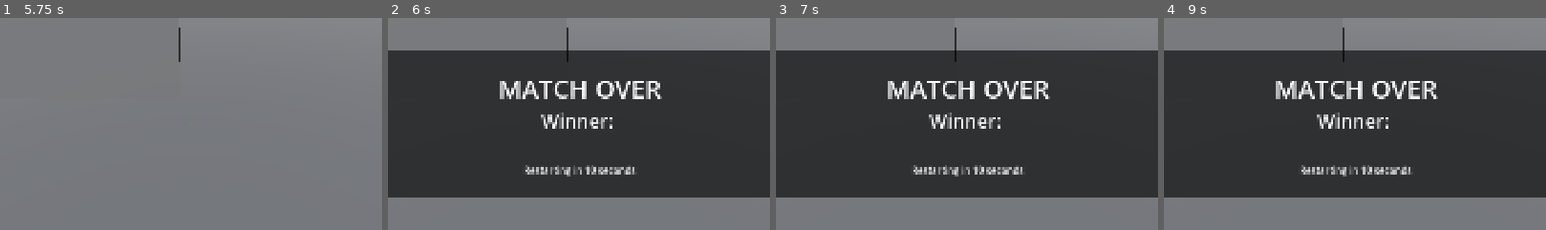
Above: before the commit, frames 1-4 (left to right).
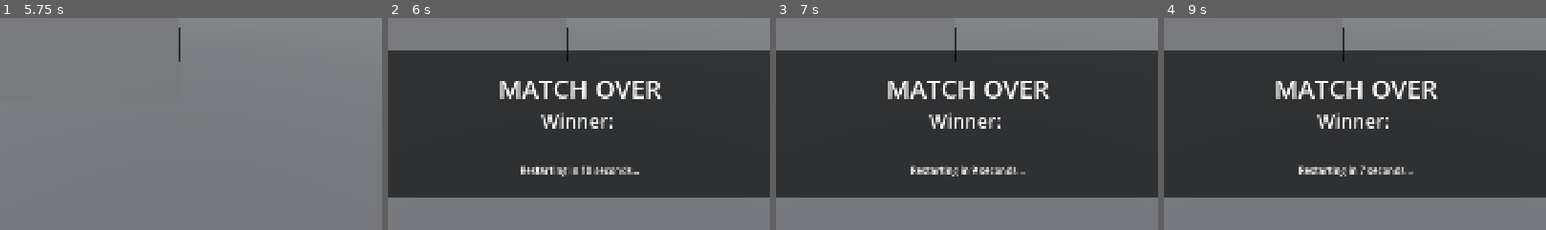
Above: after the commit, the same moments.

Repository: BitsShiftStudios/cat-the-jam
Game: Godot game, scene res://scenes/main.tscn
The game is run twice, just before and just after one commit, with the same random seed, the same clock (stepped at 60 frames per second) and the same inputs.
Inputs (mouse positions are % of the whole screen's width and height, from its top left):
- Up to frame 1 (5.75 s): tap Enter (ui_accept) at 0.5, 0.77, 1.25, 1.52, 2, 2.75, 3.02, 3.5, 3.77, 4.25, 4.52 s; move the mouse to (72, 46) at 0.52 s; hold E (leaning_right) 0.53-1.28 s; hold Ctrl (crouch) 0.53-1.28 s; click (72, 46) at 0.67 s; move the mouse to (30, 56) at 1.27 s; hold S (back) 1.28-2.03 s; click (30, 56) at 1.35 s; move the mouse to (60, 28) at 2.02 s; hold E (leaning_right) 2.03-2.78 s; hold Shift (run) 2.03-2.78 s; move the mouse to (45, 71) at 2.77 s; hold W (forward) 2.78-3.53 s; tap Tab (show_scoreboard) at 2.85 s; click (45, 71) at 2.92 s; move the mouse to (80, 66) at 3.52 s; hold Ctrl (crouch) 3.53-4.28 s; hold Q (leaning_left) 3.53-5.03 s; move the mouse to (20, 35) at 4.27 s; click (20, 35) at 4.35 s; move the mouse to (55, 51) at 5.02 s; hold S (back) from 5.03 s (still down); hold Shift (run) from 5.03 s (still down); click (55, 51) at 5.17 s
- Up to frame 2 (6 s): move the mouse to (35, 25) at 5.77 s; release S (back) at 5.78 s; release Shift (run) at 5.78 s; hold E (leaning_right) from 5.78 s (still down); tap Tab (show_scoreboard) at 5.85 s
- Up to frame 3 (7 s): tap Enter (ui_accept) at 6.02, 6.77 s; move the mouse to (72, 46) at 6.52 s; release E (leaning_right) at 6.53 s; hold W (forward) from 6.53 s (still down); hold Ctrl (crouch) from 6.53 s (still down)
- Up to frame 4 (9 s): move the mouse to (30, 56) at 7.27 s; release W (forward) at 7.28 s; release Ctrl (crouch) at 7.28 s; hold E (leaning_right) 7.28-8.03 s; click (30, 56) at 7.35 s; tap Enter (ui_accept) at 7.52 s; move the mouse to (60, 28) at 8.02 s; hold S (back) 8.03-8.78 s; hold Shift (run) 8.03-8.78 s; move the mouse to (45, 71) at 8.77 s; hold Q (leaning_left) from 8.78 s (still down); tap Tab (show_scoreboard) at 8.85 s
The pictures show only the part of the screen within x 25-75%, y 26-76%; the shares and areas given below are measured in that part.

Frame 1 is identical in both runs. In frame 2, 0.9% of the frame differs, in the area x 34-66%, y 69-75%; in frame 3, 0.9%, in the area x 35-66%, y 69-75%; in frame 4, 0.9%.
Error in both runs: Invalid access to property or key '-1' on a base object of type 'Dictionary'. (res://scripts/match_controller.gd:58)

Commit message:
Restarting in x seconds yazısı ekle

Diff:
--- a/scripts/GameUI.gd
+++ b/scripts/GameUI.gd
@@ -4,13 +4,23 @@
 @onready var health_label = $Control/HealthContainer/HealthLabel
 @onready var end_screen_panel = $Control/EndScreenPanel
 @onready var winner_text_label = $Control/EndScreenPanel/RowsContainer/WinnerLabel
+@onready var restarting_text_label = $Control/EndScreenPanel/RowsContainer/EndScreenSeconds
 
 var timer: int
 var health: int = 100
 
+var end_screen_countdown: float
+
 func _ready() -> void:
 	update_timer_display()
 	update_health_display()
+
+func _process(delta: float) -> void:
+	if end_screen_panel.visible:
+		if end_screen_countdown > 0:
+			end_screen_countdown -= delta
+
+		restarting_text_label.text = "Restarting in %d seconds..." % ceilf(end_screen_countdown)
 
 func update_timer_value(total_seconds: int) -> void:
 	timer = total_seconds
@@ -29,10 +39,11 @@
 	if health_label:
 		health_label.text = "%d" % health
 
-func show_game_over(winner_name: String):
+func show_game_over(winner_name: String, duration: int):
 	winner_text_label.text = "Winner: %s" % winner_name
 	end_screen_panel.show()
 	Input.mouse_mode = Input.MOUSE_MODE_VISIBLE
+	end_screen_countdown = duration
 
 func hide_game_over():
 	end_screen_panel.hide()
--- a/scripts/match_controller.gd
+++ b/scripts/match_controller.gd
@@ -59,7 +59,10 @@
 
 # Round management
 func end_match():
-	rpc("show_match_finished_screen", _get_winner())
+	if not multiplayer.is_server():
+		return
+
+	rpc("show_match_finished_screen", _get_winner(), end_screen_duration)
 	match_active = false
 	await get_tree().create_timer(end_screen_duration).timeout
 	reset_match()
@@ -78,9 +81,9 @@
 
 # End screen
 @rpc("any_peer", "call_local", "reliable")
-func show_match_finished_screen(winner_name: String):
+func show_match_finished_screen(winner_name: String, duration: int):
 	Input.mouse_mode = Input.MOUSE_MODE_VISIBLE
-	game_ui.show_game_over(winner_name)
+	game_ui.show_game_over(winner_name, duration)
 
 @rpc("any_peer", "call_local", "reliable")
 func hide_match_finished_screen():
